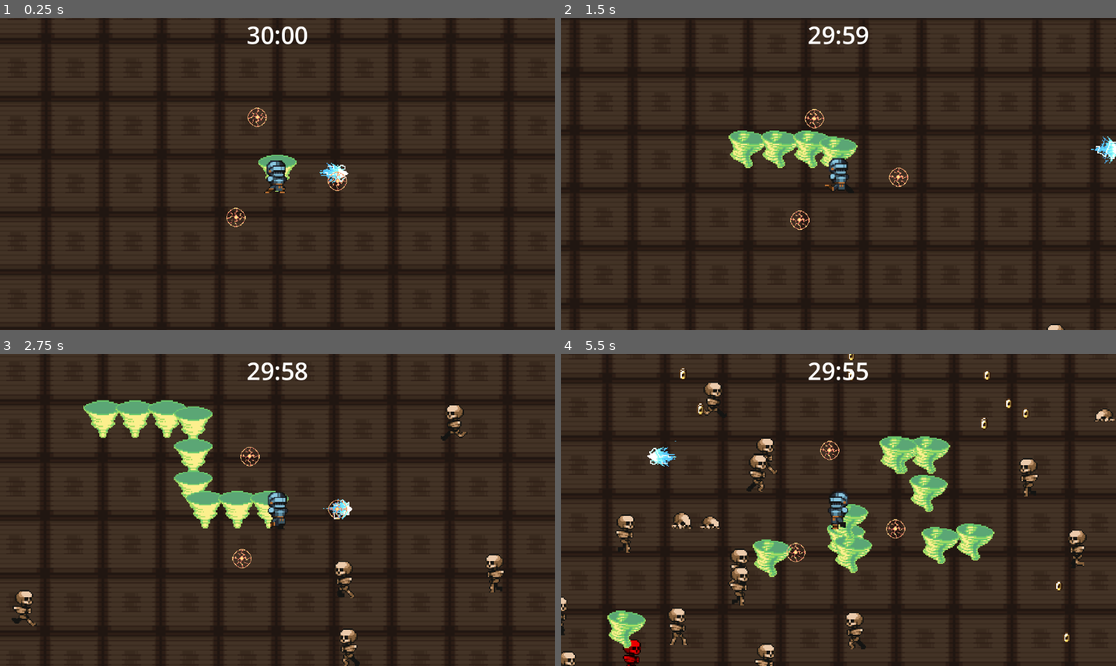
Above: before the commit, frames 1-4 (two rows, left to right).
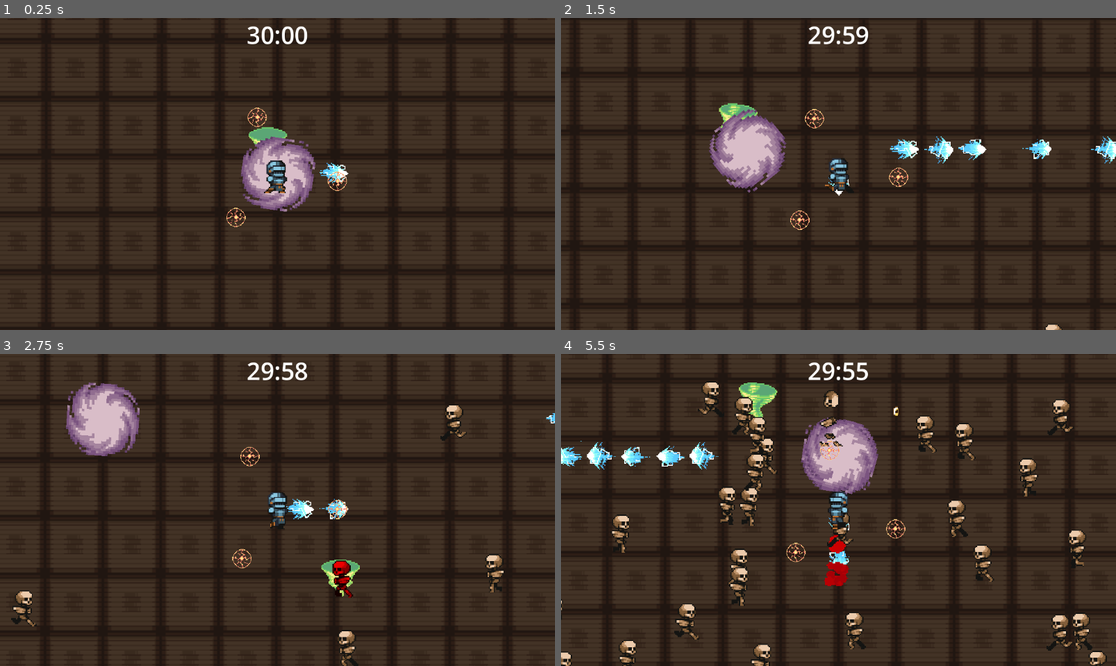
Above: after the commit, the same moments.

Repository: ethanreleford/Smashernization
Game: Godot game, scene res://scenes/world.tscn
Same seed, same stepped clock (60 frames per second), same inputs: the game is played once before the commit and once after it.
Inputs:
- Up to frame 1 (0.25 s): no input
- Up to frame 2 (1.5 s): hold D (Move Right) 0.53-1.28 s; hold S (Move Down) from 1.28 s (still down)
- Up to frame 3 (2.75 s): release S (Move Down) at 2.03 s; hold D (Move Right) from 2.03 s (still down)
- Up to frame 4 (5.5 s): release D (Move Right) at 2.78 s; hold W (Move Up) 2.78-3.53 s; hold A (Move Left) 3.53-5.03 s; hold S (Move Down) from 5.03 s (still down)

The runs differ from the first frame. In frame 1, 2.4% of the frame differs, in the area x 43-57%, y 34-63%; in frame 2, 4.5%; in frame 3, 6.9%; in frame 4, 14%, in the area x 0-100%, y 0-100%.

Commit message:
day 7.0
New Ability:
Black Hole
-works like a charm
-upgrades will involve size of black hole/damage/pull effectiveness
-need a new way to spawn it in to be more unique

Fixes:
-Fixed coin multiplying issues
-Fixed the way the tornado spawns in to be more dynamic and random

Up Next:
-Need to add an ability upgrade system which will involve working with player levels/ability levels

Diff:
--- a/autoload scripts/global.gd
+++ b/autoload scripts/global.gd
@@ -1,25 +1,32 @@
 extends Node
 
 var coin: PackedScene = preload("res://scenes/items/xp.tscn")
+var rng = RandomNumberGenerator.new()
+
 
 func _ready():
 	pass
 
+func _process(delta):
+	pass
+
 func takeDamage(enemy: CharacterBody2D, damage: int):
-	enemy.health -= damage
-	#print(enemy.health)
-	# Check if the enemy is dead
-	if enemy.health <= 0:
-		enemy.get_node("Model").modulate = Color.RED
-		await get_tree().create_timer(0.05).timeout
-		enemy.get_node("Model").modulate = Color.WHITE
-		death(enemy)
-	else:
-		enemy.get_node("Model").modulate = Color.RED
-		await get_tree().create_timer(0.05).timeout
-		enemy.get_node("Model").modulate = Color.WHITE
+	if not enemy.is_dead:
+		enemy.health -= damage
+		if enemy.health <= 0:
+			enemy.get_node("Model").modulate = Color.RED
+			await get_tree().create_timer(0.05).timeout
+			enemy.get_node("Model").modulate = Color.WHITE
+			death(enemy)
+		else:
+			enemy.get_node("Model").modulate = Color.RED
+			await get_tree().create_timer(0.05).timeout
+			enemy.get_node("Model").modulate = Color.WHITE
 
 func death(enemy: CharacterBody2D):
+	if enemy.is_dead:
+		return  # Prevent the enemy from dying multiple times
+
 	enemy.is_dead = true
 	enemy.get_node("Area2D/ProjectileCollision").call_deferred("set_disabled", true)
 	enemy.get_node("PlayerCollision").call_deferred("set_disabled", true)
@@ -27,17 +34,14 @@
 	await get_tree().create_timer(0.7).timeout
 
 	if enemy != null:
-		# Store the position before the enemy is freed
 		var enemy_position = enemy.global_position
-		#print(enemy_position)
-		# Drop the coin before freeing the enemy
-		drop_coin(enemy_position)  # Pass the position, not the enemy itself
+		drop_coin(enemy_position)  # Drop the coin once
 		enemy.queue_free()
-	else:
-		print("null")
 
 func drop_coin(position: Vector2):
-	var coin_instance = coin.instantiate()
-	coin_instance.global_position = position  # Use the stored position
-	coin_instance.global_position.y += 15
-	get_tree().root.add_child(coin_instance)
+
+	if rng.randi_range(0, 10) > 4:
+		var coin_instance = coin.instantiate()
+		coin_instance.global_position = position
+		coin_instance.global_position.y += 15
+		get_tree().root.add_child(coin_instance)
--- a/scenes/Enemies/skeleton_enemy.tscn
+++ b/scenes/Enemies/skeleton_enemy.tscn
@@ -123,6 +123,7 @@
 height = 28.0
 
 [node name="SkeletonEnemy" type="CharacterBody2D" groups=["Enemy"]]
+z_index = 1
 script = ExtResource("1_jady7")
 
 [node name="Model" type="AnimatedSprite2D" parent="."]
--- /dev/null
+++ b/scenes/abilites/black_hole_instance.gd
@@ -0,0 +1,31 @@
+extends Node2D
+
+var blackHole : PackedScene = preload("res://scenes/abilites/black_hole_node.tscn")
+var canSpawn = true
+var playerInfo : CharacterBody2D
+var spawn : bool = true
+
+
+func _ready():
+	pass
+
+
+# Called every frame. 'delta' is the elapsed time since the previous frame.
+func _process(delta):
+	#spawn = false
+	if spawn == true:
+		spawnBlackHole()
+
+
+func spawnBlackHole():
+	if canSpawn:
+		canSpawn = false
+		var black_hole_instance = blackHole.instantiate()
+		black_hole_instance.global_position = global_position
+		get_tree().root.add_child(black_hole_instance)
+		await get_tree().create_timer(5).timeout
+		canSpawn = true
+
+
+func _on_player_face(pos, player):
+	playerInfo = player
--- /dev/null
+++ b/scenes/abilites/black_hole_instance.tscn
@@ -0,0 +1,6 @@
+[gd_scene load_steps=2 format=3 uid="uid://dyv5ewoopbwvj"]
+
+[ext_resource type="Script" path="res://scenes/abilites/black_hole_instance.gd" id="1_dsy4d"]
+
+[node name="BlackHoleInstance" type="Node2D"]
+script = ExtResource("1_dsy4d")
--- /dev/null
+++ b/scenes/abilites/black_hole_node.tscn
@@ -0,0 +1,61 @@
+[gd_scene load_steps=9 format=3 uid="uid://cbq048wdvt4jv"]
+
+[ext_resource type="Script" path="res://scripts/abilites/black_hole_node.gd" id="1_ohamw"]
+[ext_resource type="Texture2D" uid="uid://dg72chs8g53hm" path="res://assets/Fire Assets/Free  Effect Bullet Impact Explosion 32x32 V1/Purple Effect Bullet Impact Explosion 32x32.png" id="2_qcs0o"]
+
+[sub_resource type="AtlasTexture" id="AtlasTexture_vfkda"]
+atlas = ExtResource("2_qcs0o")
+region = Rect2(512, 256, 32, 32)
+
+[sub_resource type="AtlasTexture" id="AtlasTexture_5l6qw"]
+atlas = ExtResource("2_qcs0o")
+region = Rect2(544, 256, 32, 32)
+
+[sub_resource type="AtlasTexture" id="AtlasTexture_eo8br"]
+atlas = ExtResource("2_qcs0o")
+region = Rect2(576, 256, 32, 32)
+
+[sub_resource type="AtlasTexture" id="AtlasTexture_joxqn"]
+atlas = ExtResource("2_qcs0o")
+region = Rect2(608, 256, 32, 32)
+
+[sub_resource type="SpriteFrames" id="SpriteFrames_b8ied"]
+animations = [{
+"frames": [{
+"duration": 1.0,
+"texture": SubResource("AtlasTexture_vfkda")
+}, {
+"duration": 1.0,
+"texture": SubResource("AtlasTexture_5l6qw")
+}, {
+"duration": 1.0,
+"texture": SubResource("AtlasTexture_eo8br")
+}, {
+"duration": 1.0,
+"texture": SubResource("AtlasTexture_joxqn")
+}],
+"loop": true,
+"name": &"default",
+"speed": 20.0
+}]
+
+[sub_resource type="CircleShape2D" id="CircleShape2D_gy7wi"]
+radius = 33.0151
+
+[node name="BlackHoleNode" type="RigidBody2D"]
+gravity_scale = 0.0
+script = ExtResource("1_ohamw")
+
+[node name="AnimatedSprite2D" type="AnimatedSprite2D" parent="."]
+texture_filter = 1
+scale = Vector2(2, 2)
+sprite_frames = SubResource("SpriteFrames_b8ied")
+frame_progress = 0.999981
+
+[node name="Area2D" type="Area2D" parent="."]
+
+[node name="CollisionShape2D" type="CollisionShape2D" parent="Area2D"]
+shape = SubResource("CircleShape2D_gy7wi")
+
+[connection signal="area_entered" from="Area2D" to="." method="_on_area_2d_area_entered"]
+[connection signal="area_exited" from="Area2D" to="." method="_on_area_2d_area_exited"]
--- a/scenes/player.tscn
+++ b/scenes/player.tscn
@@ -8,6 +8,7 @@
 [ext_resource type="PackedScene" uid="uid://ck0u6oa0nlmy1" path="res://scenes/abilites/knife_throw_instance.tscn" id="5_jxyjw"]
 [ext_resource type="PackedScene" uid="uid://dip0p1pdgn85s" path="res://scenes/abilites/fire_aura_instance.tscn" id="7_e3v36"]
 [ext_resource type="PackedScene" uid="uid://cf636ao4e8ia8" path="res://scenes/abilites/tornado_instance.tscn" id="8_tbe0x"]
+[ext_resource type="PackedScene" uid="uid://dyv5ewoopbwvj" path="res://scenes/abilites/black_hole_instance.tscn" id="9_gdbbh"]
 
 [sub_resource type="CircleShape2D" id="CircleShape2D_as6e5"]
 
@@ -206,7 +207,10 @@
 
 [node name="TornadoInstance" parent="." instance=ExtResource("8_tbe0x")]
 
+[node name="BlackHoleInstance" parent="." instance=ExtResource("9_gdbbh")]
+
 [connection signal="face" from="." to="FireAuraInstance" method="_on_player_face"]
 [connection signal="face" from="." to="KnifeThrowInstance" method="_on_player_face"]
 [connection signal="face" from="." to="TornadoInstance" method="_on_player_face"]
+[connection signal="face" from="." to="BlackHoleInstance" method="_on_player_face"]
 [connection signal="body_entered" from="XP_Range" to="XP_Range" method="_on_body_entered"]
--- a/scenes/world.tscn
+++ b/scenes/world.tscn
@@ -970,11 +970,10 @@
 layer_0/name = "1"
 layer_0/tile_data = PackedInt32Array(-393225, 917504, 0, -327689, 917504, 1, -262153, 917504, 2, -393224, 983040, 0, -3 …(38871 unchanged characters)…
 
+[node name="Player" parent="." instance=ExtResource("6_gojx8")]
+
+[node name="Label" parent="." instance=ExtResource("8_a7oka")]
+
 [node name="SpawnEnemies" parent="." instance=ExtResource("8_f6c4c")]
-position = Vector2(2, 0)
-
-[node name="Player" parent="." instance=ExtResource("6_gojx8")]
-
-[node name="Label" parent="." instance=ExtResource("8_a7oka")]
 
 [editable path="Player"]
--- /dev/null
+++ b/scripts/abilites/black_hole_node.gd
@@ -0,0 +1,64 @@
+extends RigidBody2D
+
+var size: float = 1.0
+var damage: int = 50
+var affected_enemies = []  # To track enemies inside the black hole's range
+var pull_strength: float = 50.0  # Adjust this for a stronger or weaker pull
+var pull_decay: float = 1.0 # The closer the enemy, the slower they move
+@onready var global_vars = get_node("/root/Global")
+var canDealDamage : bool = true
+
+func _ready():
+	$AnimatedSprite2D.play("default")
+
+
+func _process(delta):
+	despawn()
+	rotation+= 0.01
+	for enemy in affected_enemies:
+		pullEnemy(enemy, delta)
+	blackHoleDamage()
+
+func _on_area_2d_area_entered(area):
+	if area.is_in_group("Enemy"):
+		#print("added enemy")
+		affected_enemies.append(area.get_parent())  # Add the enemy to the list of affected enemies
+
+func _on_area_2d_area_exited(area):
+	# Remove enemy from affected list when it leaves the area
+	if area.is_in_group("Enemy"):
+		affected_enemies.erase(area.get_parent())
+		#print("enemy left")
+
+func blackHoleDamage():
+	if canDealDamage == true:
+		canDealDamage = false
+
+		for enemy in affected_enemies:
+			if enemy == null:
+				affected_enemies.erase(enemy)
+				#print("enemy died")
+			else:
+				#print("health:")
+				#print(enemy.health)
+				await global_vars.takeDamage(enemy, damage)
+				#print(enemy.health)
+		await get_tree().create_timer(1).timeout
+		canDealDamage = true
+
+func pullEnemy(enemy: CharacterBody2D, delta: float):
+	# Direction towards the black hole's center (this node's position)
+	var direction: Vector2 = ((Vector2(0,-25)+position) - enemy.position).normalized()
+	#print(direction)
+	# Apply gradual pull force toward the center
+	var pull_force: Vector2 = direction * pull_strength * delta
+	#print(pull_force)
+	# Reduce enemy's speed as they get closer to the center (optional)
+	enemy.velocity = enemy.velocity.lerp(Vector2.ZERO, pull_decay)
+
+	# Apply the pull force to the enemy
+	enemy.position += pull_force
+
+func despawn():
+	await get_tree().create_timer(6).timeout
+	queue_free()
--- a/scripts/abilites/fire_aura_instance.gd
+++ b/scripts/abilites/fire_aura_instance.gd
@@ -3,13 +3,15 @@
 var aura :  PackedScene = preload("res://scenes/abilites/fire_aura_node.tscn")
 var playerInfo : CharacterBody2D
 var canSpawn : bool = true
-
+var spawn : bool = true
 func _ready():
 	pass
 
 # Called every frame. 'delta' is the elapsed time since the previous frame.
 func _process(delta: float) -> void:
-	spawnAura()
+	#spawn = false
+	if spawn == true:
+		spawnAura()
 
 
 #playerInfo.global_position
--- a/scripts/abilites/fire_aura_node.gd
+++ b/scripts/abilites/fire_aura_node.gd
@@ -3,7 +3,7 @@
 var angle : float = 0.0
 var radius : float = 50.0  # Adjust this to set the radius of the circular path
 var speed : float = 10.0 # Speed of rotation in radians per second
-var damage : int = 20
+var damage : int = 50
 @onready var global_vars = get_node("/root/Global")
 
 func _ready():
--- a/scripts/abilites/knife_throw_instance.gd
+++ b/scripts/abilites/knife_throw_instance.gd
@@ -4,12 +4,15 @@
 var canShoot = true
 var direction: Vector2
 var itemLevel: int = 1
-var cooldown: float = 2
+var cooldown: float = 0.2
 var playerInfo : CharacterBody2D
+var spawn : bool = true
 
 # Called every frame. 'delta' is the elapsed time since the previous frame.
 func _process(delta):
-	fireProjectile()
+	#spawn = false
+	if spawn == true:
+		fireProjectile()
 
 func fireProjectile():
 	if canShoot:
@@ -24,7 +27,7 @@
 			projectile_instance1.direction = direction
 			#print("1")
 			# Delay before firing the next projectile
-			await get_tree().create_timer(0.2).timeout
+			await get_tree().create_timer(0.05).timeout
 
 		if playerInfo.level >= 2:
 			# Second projectile instantiation
@@ -34,7 +37,7 @@
 			projectile_instance2.rotation += direction.angle()
 			projectile_instance2.direction = direction
 			#print("2")
-			await get_tree().create_timer(0.2).timeout
+			await get_tree().create_timer(0.05).timeout
 		if playerInfo.level >= 3:
 			# Second projectile instantiation
 			var projectile_instance3 = projectile.instantiate()
@@ -43,7 +46,7 @@
 			projectile_instance3.rotation += direction.angle()
 			projectile_instance3.direction = direction
 			#print("3")
-			await get_tree().create_timer(0.2).timeout
+			await get_tree().create_timer(0.05).timeout
 		if playerInfo.level >= 4:
 			# fourth projectile instantiation
 			var projectile_instance4 = projectile.instantiate()
--- a/scripts/abilites/tornado_instance.gd
+++ b/scripts/abilites/tornado_instance.gd
@@ -3,22 +3,47 @@
 var tornado : PackedScene = preload("res://scenes/abilites/tornado_node.tscn")
 var canSpawn = true
 var direction: Vector2 = Vector2(-1,-1)
+var playerInfo : CharacterBody2D
+var rng = RandomNumberGenerator.new()
 
-# Called when the node enters the scene tree for the first time.
+var angle : float = 0.0
+var radius : float = 50.0
+var speed : float = 200.0
+var spawn : bool = true
+
+
 func _ready():
-	pass # Replace with function body.
+	pass
 
 
 # Called every frame. 'delta' is the elapsed time since the previous frame.
 func _process(delta):
-	spawnTornado()
+	#spawn = false
+	if spawn == true:
+		spawnTornado(delta)
 
 
-func spawnTornado():
+func spawnTornado(delta):
 	if canSpawn:
+		angle = rng.randf_range(0, 360.0)
+		radius = rng.randf_range(0, 100.0)
+		angle += delta * speed
+		position = Vector2(
+		cos(angle) * radius,
+		sin(angle) * radius
+		) + Vector2.ZERO  # Center of the circular path, adjust if needed
 		canSpawn = false
 		var tornado_instance = tornado.instantiate()
 		tornado_instance.global_position = global_position
+		tornado_instance.angle = angle
+		tornado_instance.radius = radius
+		#print(angle)
+		#print(radius)
 		get_tree().root.add_child(tornado_instance)
-		await get_tree().create_timer(0.25).timeout
+		await get_tree().create_timer(2.5).timeout
 		canSpawn = true
+
+
+func _on_player_face(pos, player):
+	direction = pos
+	playerInfo = player
--- a/scripts/abilites/tornado_node.gd
+++ b/scripts/abilites/tornado_node.gd
@@ -1,8 +1,11 @@
 extends RigidBody2D
 
-var speed: float = 200.0
+var angle : float = 0.0
+var radius : float = 50.0  # Adjust this to set the radius of the circular path
+var speed : float = 200.0
 var direction: Vector2 = Vector2.ZERO
 var damage: int = 100
+var spawned: bool = false
 
 @onready var global_vars = get_node("/root/Global")
 
@@ -14,6 +17,7 @@
 
 # Called every frame. 'delta' is the elapsed time since the previous frame.
 func _process(delta):
+	despawn()
 	position += direction * speed * delta
 
 
@@ -25,3 +29,8 @@
 func _on_search_area_2d_area_entered(area):
 	if area.is_in_group("Enemy"):
 		direction = (area.global_position - global_position).normalized()
+
+
+func despawn():
+	await get_tree().create_timer(5).timeout
+	queue_free()
--- a/scripts/player.gd
+++ b/scripts/player.gd
@@ -11,7 +11,6 @@
 var pos: Vector2 = Vector2.RIGHT
 
 signal face(pos: Vector2, player: CharacterBody2D)
-
 
 # Called when the node enters the scene tree for the first time.
 func _ready():
@@ -57,6 +56,6 @@
 
 func isNextLevel():
 	if xpCurrent >= xpThreshold:
-		xpThreshold = xpThreshold * (level *1.05)
+		xpThreshold = xpThreshold * (level * 1.05)
 		xpCurrent = xpStart
 		level += 1
Not shown: 1 places in scenes/player.tscn that only renumber resources
